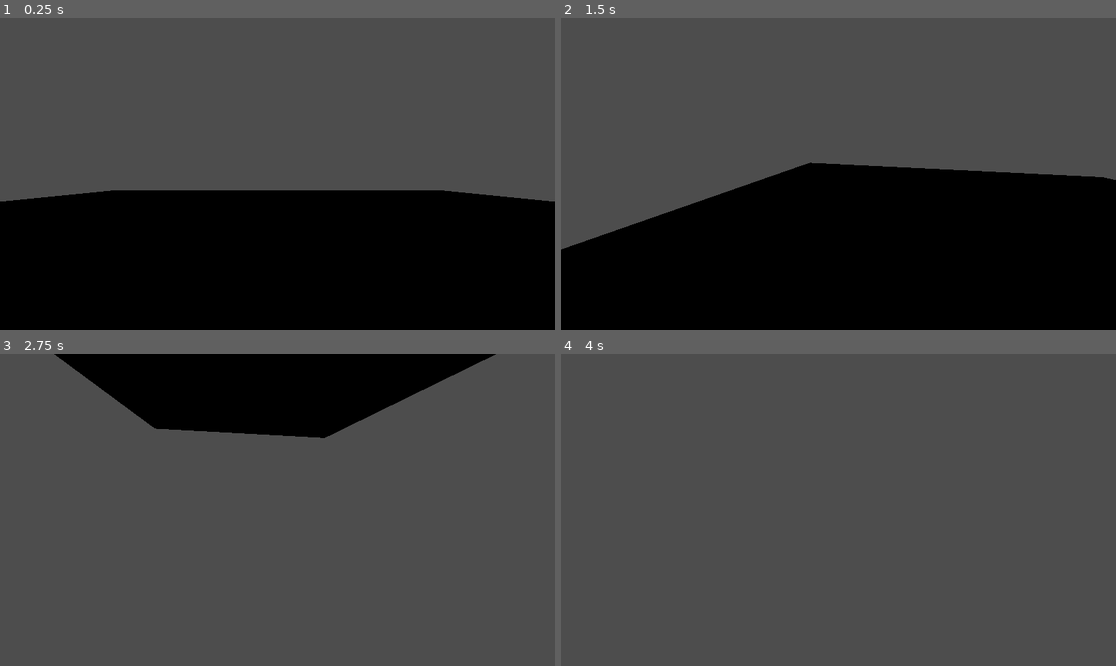
Above: before the commit, frames 1-4 (two rows, left to right).
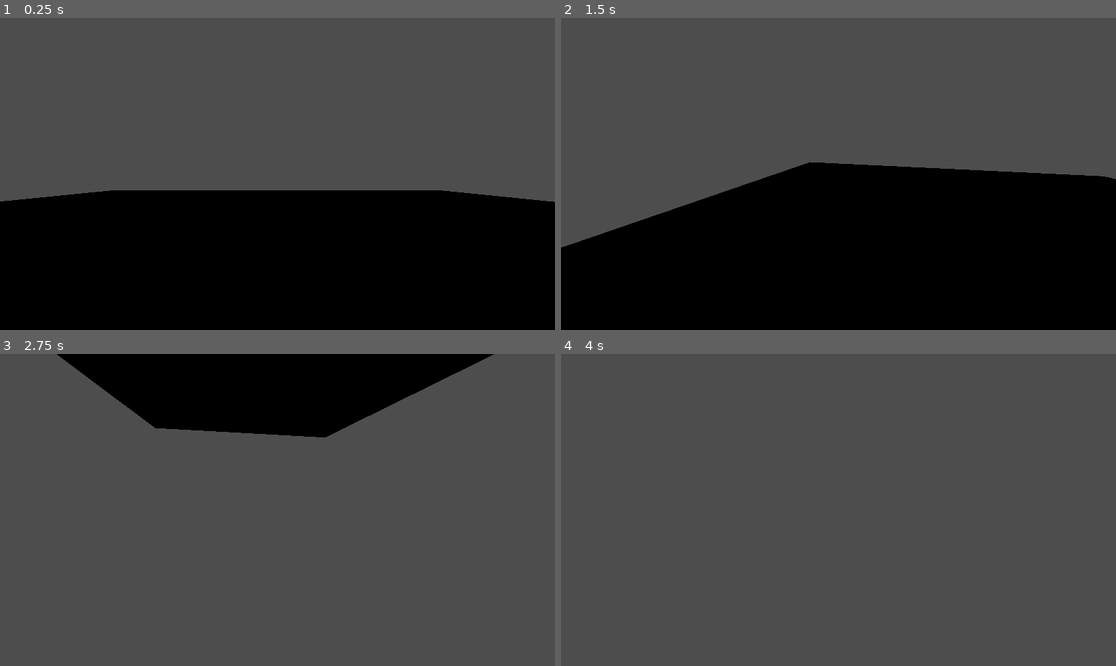
Above: after the commit, the same moments.

Repository: KevinSanchezO/armored-core
Game: Godot game, scene res://scenes/gameplay/stage_boiler_plate/stage_boiler_plate.tscn
Same seed, same stepped clock (60 frames per second), same inputs: the game is played once before the commit and once after it. The project has no main scene, so this scene is started directly.
Inputs (mouse positions are in pixels of both pictures, inside the frame that each line leads up to):
- Up to frame 1 (0.25 s): no input
- Up to frame 2 (1.5 s): tap Enter at 0.5 s; move the mouse to (960, 158) at 0.52 s; hold D (right) 0.53-1.28 s; click (960, 158) at 0.67 s; tap Space (jump) at 0.77 s; move the mouse to (810, 174) at 1.27 s; hold W (up) from 1.28 s (still down)
- Up to frame 3 (2.75 s): keep holding W (up); tap Space (jump) at 1.52 s; move the mouse to (288, 503) at 2.02 s
- Up to frame 4 (4 s): keep holding W (up); move the mouse to (832, 516) at 2.77 s; tap Space (jump) at 3.02, 3.5, 3.77 s; move the mouse to (877, 513) at 3.52 s

The runs differ from the first frame. In frame 1, less than 0.1% of the frame differs, in the area x 0-100%, y 55-60%; in frame 2, 0.3%, in the area x 0-100%, y 46-75%; in frame 3, 0.2%; in frame 4, nothing differs.

Commit message:
headbob effect with movement

Diff:
--- a/scenes/game_objects/entities/player/player.gd
+++ b/scenes/game_objects/entities/player/player.gd
@@ -1,9 +1,12 @@
 extends Entity
 class_name Player
 
+var headbob_time := 0.0
+
 @onready var mouse_sensitivity := 0.006
 @onready var game_camera := $Head/GameCamera as GameCamera
-
+@onready var headbob_move_amount := 0.06
+@onready var headbob_frequency := 2.4
 
 func ready():
 	for child in %Model.find_children("*", "VisualInstance3D"):
@@ -21,6 +24,16 @@
 			game_camera.rotate_x(-event.relative.y * mouse_sensitivity)
 			game_camera.rotation.x = clamp(game_camera.rotation.x, deg_to_rad(-90), deg_to_rad(90));
 
+
+func _headbob_effect(delta):
+	headbob_time += delta * self.velocity.length()
+	game_camera.transform.origin = Vector3(
+		cos(headbob_time * headbob_frequency * 0.5) * headbob_move_amount,
+		sin(headbob_time * headbob_frequency) * headbob_move_amount,
+		0
+	)
+
+
 func _physics_process(delta) -> void:
 	var input_dir := Input.get_vector("left", "right", "down", "up").normalized()
 	wish_dir = self.global_transform.basis * Vector3(input_dir.x, 0.0, -input_dir.y)
@@ -29,6 +42,7 @@
 		if Input.is_action_just_pressed("jump"):
 			air_movement.handle_jump(self)
 		ground_movement.handle_ground_physics(self)
+		_headbob_effect(delta)
 	else:
 		air_movement.handle_air_physics(self)
 	move_and_slide()
